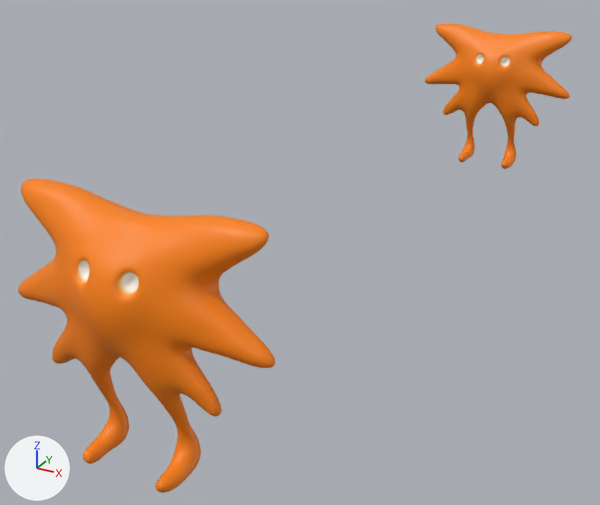
The Blender file Assets/Models/Creatures/CreatureBasic.blend as it was, and as the next commit left it.
The view is the same before and after, from a 50 mm camera at (5.76, -21.17, 6.54) aimed at (-1.04, -8.81, 0.36). Lighting does not change. The marker at lower left points along +X, +Y and +Z.

Before the edit, the objects in view are built like this:
```python
me_creature2 = bpy.data.meshes.new('Creature2')
me_creature2.from_pydata(...)  # 5010 vertices, 5008 faces; spans x -1.85..1.85, y -0.1..1.19, z -1.1..2.29
me_creature2.materials.append(mat_default_obj)  # picture img_default_obj_base_color
me_creature2_001 = bpy.data.meshes.new('Creature2.001')
me_creature2_001.from_pydata(...)  # 5010 vertices, 5008 faces; spans x -1.85..1.85, y -0.1..1.19, z -1.1..2.29
me_creature2_001.materials.append(mat_default_obj_001)  # picture img_default_obj_base_color_001
ob_creature2 = bpy.data.objects.new('Creature2', me_creature2)
ob_creature2.location = (0.0, 0.0, 2.29)
ob_creature2.rotation_euler = (3.142, 0.0, 0.0)  # degrees (180, 0, 0)
_m = ob_creature2.modifiers.new('Subdivision', 'SUBSURF')
_m.levels = 2
ob_creature2_001 = bpy.data.objects.new('Creature2.001', me_creature2_001)
ob_creature2_001.location = (0.0, -14.06, 2.29)
ob_creature2_001.rotation_euler = (3.142, 0.0, 0.0)  # degrees (180, 0, 0)
_m = ob_creature2_001.modifiers.new('Subdivision', 'SUBSURF')
```
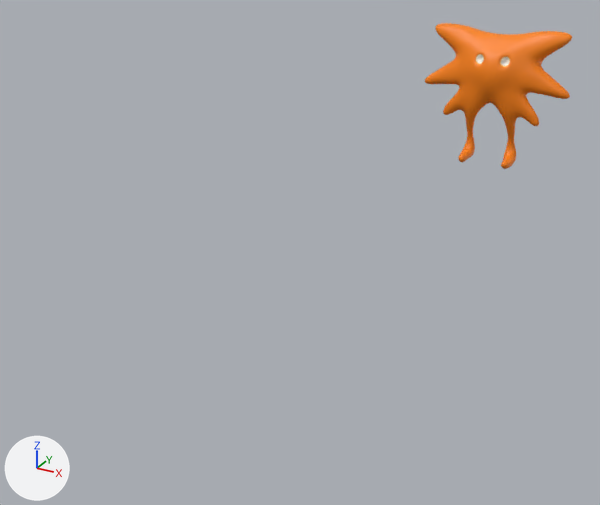
Where the change shows, as pixel boxes (x1, y1, x2, y2) in the pictures (600 x 505 px):
```json
{"object": "Creature2.001", "change": "deleted", "before": [18, 178, 275, 493], "on screen": "orange"}
```

Edits to the scene script, one JSON object a line:
```json
{"op": "remove", "block": "ob_creature2_001", "code": ["ob_creature2_001 = bpy.data.objects.new('Creature2.001', me_creature2_001)", "ob_creature2_001.location = (0.0, -14.06, 2.29)", "ob_creature2_001.rotation_euler = (3.142, 0.0, 0.0)  # degrees (180, 0, 0)", "_m = ob_creature2_001.modifiers.new('Subdivision', 'SUBSURF')"]}
```
